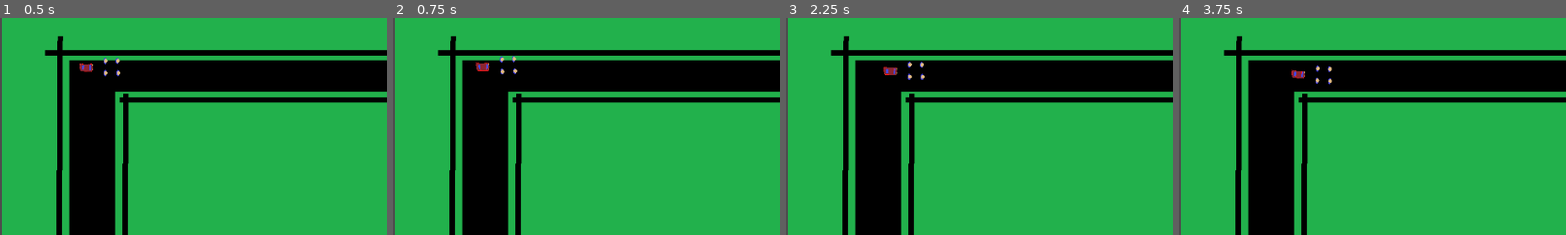
Above: before the commit, frames 1-4 (left to right).
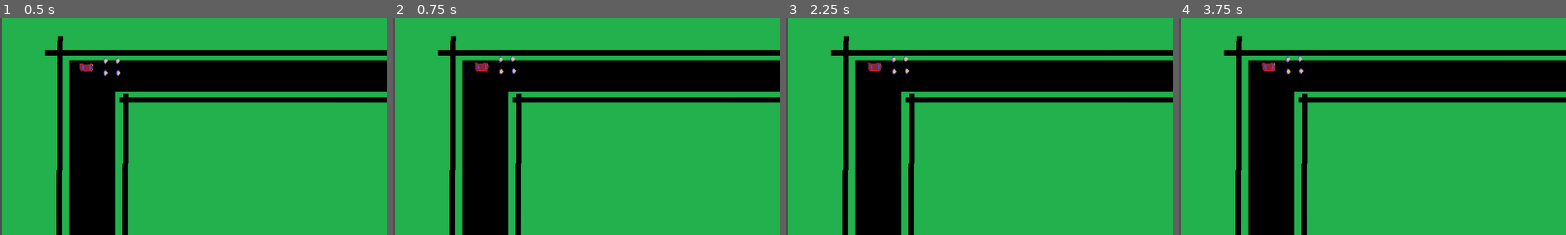
Above: after the commit, the same moments.

Repository: pazhersh/CarPull
Game: Godot game, scene res://scenes/main.tscn
The game is run twice, just before and just after one commit, with the same random seed, the same clock (stepped at 60 frames per second) and the same inputs.
Inputs:
- Up to frame 1 (0.5 s): no input
- Up to frame 2 (0.75 s): tap Enter at 0.5 s; hold W (up) from 0.53 s (still down)
- Up to frame 3 (2.25 s): tap Space at 1.25 s; tap Enter at 2 s; release W (up) at 2.03 s; hold A (left) from 2.03 s (still down)
- Up to frame 4 (3.75 s): tap Space at 2.75 s; tap Enter at 3.5 s; release A (left) at 3.53 s; hold S (down) from 3.53 s (still down)
The pictures show only the part of the screen within x 0-50%, y 0-50%; the shares and areas given below are measured in that part.

Frame 1 is identical in both runs. In frame 2, 0.2% of the frame differs, in the area x 21-33%, y 17-26%; in frame 3, 0.5%, in the area x 21-36%, y 17-29%; in frame 4, 0.4%.

Commit message:
Added stun time

Diff:
--- a/scenes/main.tscn
+++ b/scenes/main.tscn
@@ -135,12 +135,10 @@
 texture = ExtResource("3_c17p3")
 
 [node name="CarCollision" type="CollisionShape2D" parent="car"]
-visible = false
 scale = Vector2(1.00877, 0.597459)
 shape = SubResource("RectangleShape2D_rxctr")
 
 [node name="PeopleCollision" type="CollisionShape2D" parent="car"]
-visible = false
 position = Vector2(38, -1)
 shape = SubResource("RectangleShape2D_ua0fe")
 
--- a/scripts/car.gd
+++ b/scripts/car.gd
@@ -3,6 +3,8 @@
 const DECELERATION = 0.5
 
 var motion = Vector2()
+var stun_time: float = 0
+var immunity_time: float = 0
 
 func calculate_movement() -> Vector2:
 	# Get the input direction and handle the movement/deceleration.
@@ -19,9 +21,19 @@
 
 	return motion
 
-func _physics_process(_delta):
-	motion = calculate_movement()
-	var collision_target: KinematicCollision2D = move_and_collide(motion)
+func _physics_process(delta):
+	if stun_time:
+		stun_time -= delta
+		if stun_time <= 0:
+			stun_time = 0
+			immunity_time = 5.0
+	else:
+		motion = calculate_movement()
+		var collision_target: KinematicCollision2D = move_and_collide(motion)
 
-	if collision_target:
-		print_debug(collision_target.get_collider())
+		if immunity_time:
+			immunity_time -= delta
+			if immunity_time <= 0:
+				immunity_time = 0
+		elif collision_target:
+			stun_time = 3.0
